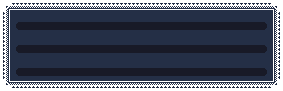
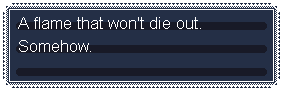
Revision of a layered 283 x 91 image; what changed, layer by layer:
added layer "EN" above "JP" over bbox(18, 17, 201, 52)
